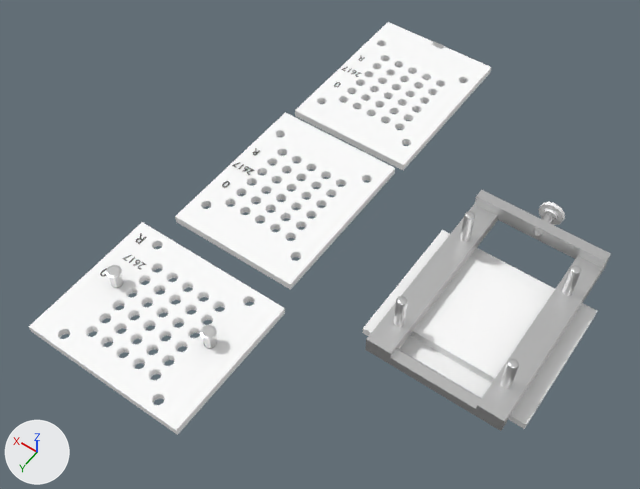
An edit to the glTF model assets/Kapselfuellgeraet.gltf, drawn before and after from the same camera.
Both versions are drawn from a camera (50 mm lens) standing at (-0.104, 0.338, 0.496) and looking at (0.123, 0.021, -0.002). The axes (+X, +Y, +Z) are drawn at lower left. The lights are the same throughout. Where no turn or scale is listed for an object, it has been applied to the vertices.

The scene before the commit, as lines of its bpy script (objects in view):
```python
ob_a_2617 = bpy.data.objects.new('A_2617', me_text_010)
ob_a_2617.location = (0.1955, 0.1178, 0.0227)
ob_a_r = bpy.data.objects.new('A_R', me_text_011)
ob_a_r.location = (0.2103, 0.1002, 0.0227)
ob_b_2617 = bpy.data.objects.new('B_2617', me_text_013)
ob_b_2617.location = (0.1929, 0.0051, 0.0171)
ob_druck_stößel001 = bpy.data.objects.new('Druck-Stößel001', me_mesh_029)
ob_druck_stößel001.location = (0.2008, 0.14, 0.0317)
ob_druck_stößel002 = bpy.data.objects.new('Druck-Stößel002', me_mesh_030)
ob_druck_stößel002.location = (0.1218, 0.14, 0.0317)
ob_lochplatte_a = bpy.data.objects.new('Lochplatte_A', me_lochplatte_a)
ob_lochplatte_a.location = (0.1618, 0.1445, 0.0199)
ob_lochplatte_b = bpy.data.objects.new('Lochplatte_B', me_lochplatte_b)
ob_lochplatte_b.location = (0.1613, 0.0068, 0.0135)
ob_lochplatte_c = bpy.data.objects.new('Lochplatte_C', me_lochplatte_c)
ob_lochplatte_c.location = (0.1604, -0.1335, 0.0076)
ob_unterteil = bpy.data.objects.new('Unterteil', me_unterteil)
ob_unterteil.location = (0.0003, 0.0044, -0.0136)
# also in view: 'Gestell' at (0.0, -0.004, 0.002)
```
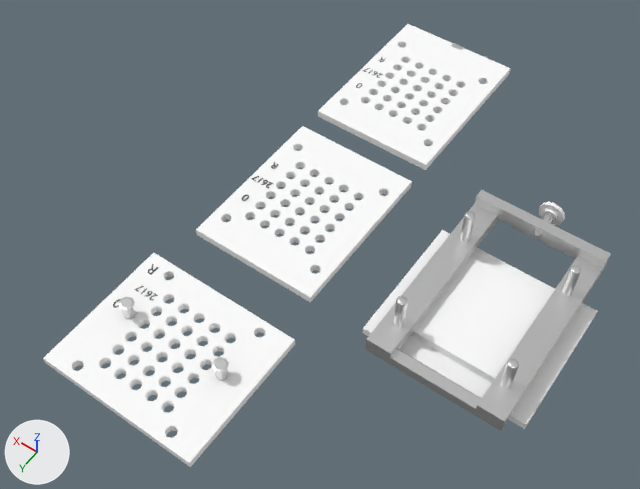
Location of each change, (x1, y1, x2, y2) in pixels of the pictures (640 x 489 px):
'Lochplatte_A', moved: before (29, 222, 285, 435); after (43, 253, 295, 467)
'Lochplatte_B', moved: before (175, 112, 395, 290); after (196, 126, 412, 302)
'Lochplatte_C', moved: before (295, 22, 491, 170); after (318, 24, 511, 170)
'Druck-Stößel002', moved: before (200, 325, 217, 349); after (212, 357, 229, 381)
'Druck-Stößel001', moved: before (105, 265, 124, 288); after (118, 297, 136, 319)
'A_2617', moved: before (122, 255, 146, 270); after (135, 286, 158, 301)
'B_2617', moved: before (232, 162, 255, 175); after (252, 176, 273, 188)
'Kappe', moved: before (431, 41, 445, 49); after (451, 43, 464, 50)
'A_R', moved: before (136, 233, 147, 244); after (148, 264, 158, 275)

What the commit changed:
Object 'Lochplatte_A' (ob_lochplatte_a) moves from (0.1618, 0.1445, 0.0199) to (0.1501, 0.15, 0.0002).
Object 'A_2617' (ob_a_2617) moves from (0.1955, 0.1178, 0.0227) to (0.1838, 0.1233, 0.003).
Object 'A_R' (ob_a_r) moves from (0.2103, 0.1002, 0.0227) to (0.1985, 0.1057, 0.003).
Object 'Druck-Stößel001' (ob_druck_stößel001) moves from (0.2008, 0.14, 0.0317) to (0.1891, 0.1455, 0.0119).
Object 'Druck-Stößel002' (ob_druck_stößel002) moves from (0.1218, 0.14, 0.0317) to (0.11, 0.1455, 0.0119).
Object 'Lochplatte_B' (ob_lochplatte_b) moves from (0.1613, 0.0068, 0.0135) to (0.15, 0.0, 0.0).
Object 'B_2617' (ob_b_2617) moves from (0.1929, 0.0051, 0.0171) to (0.1816, -0.0017, 0.0036).
Object 'Lochplatte_C' (ob_lochplatte_c) moves from (0.1604, -0.1335, 0.0076) to (0.15, -0.15, 0.0).
Object 'Kappe' (ob_kappe) moves from (0.1598, -0.2016, 0.0042) to (0.1494, -0.2181, -0.0034).
